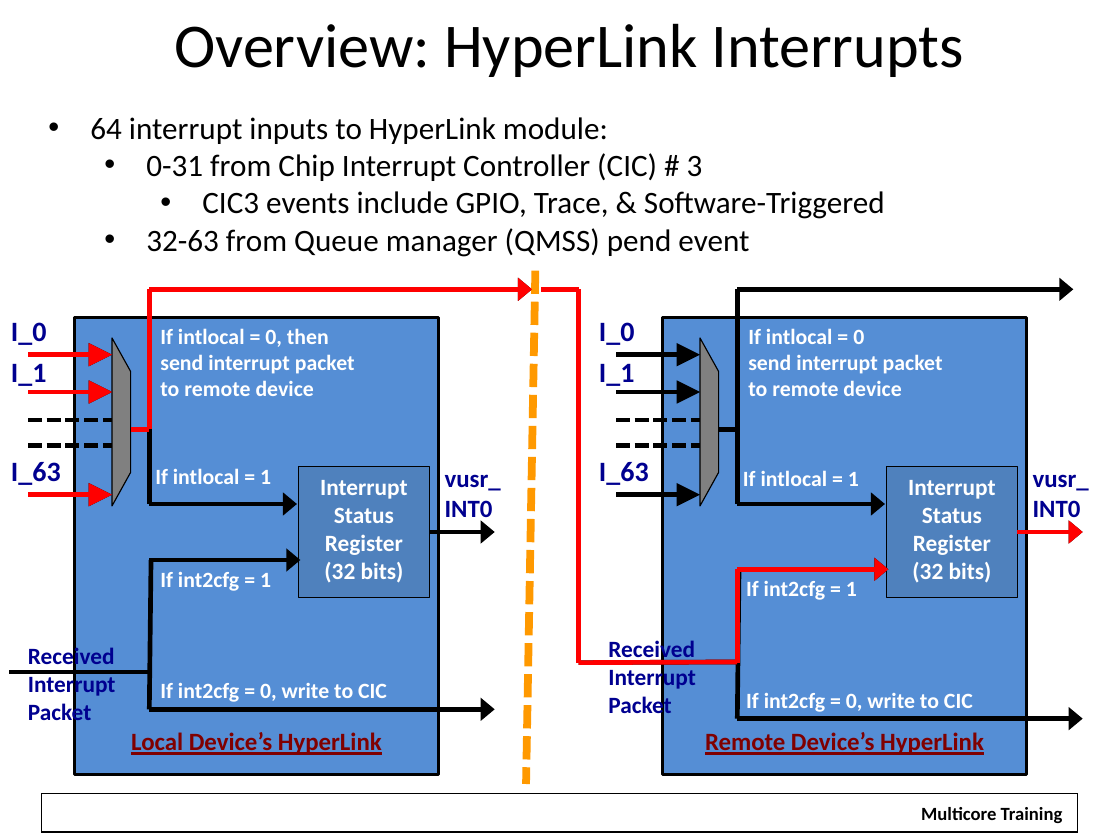
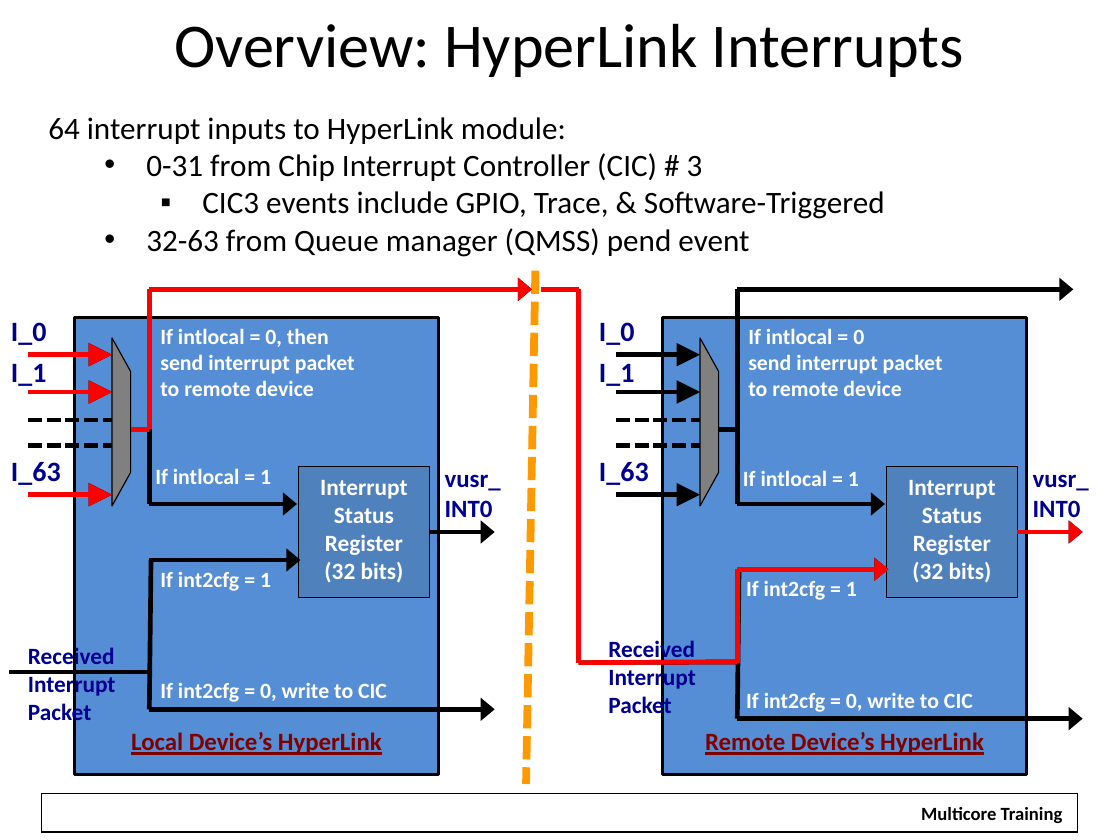
Before and after one commit to hari1989/keystone-workshop, a slide deck: slide 9 of slides/Intro to Hyperlink.pptx. Drawn at 1120x840 pixels with LibreOffice and Linux fonts; fonts in the diff are those of the drawing; background and template pictures are left out. Boxes give left, top, right and bottom in pixels: in the first picture for what was removed or moved away, otherwise in the second. Text is boxed around its words. In the diff, an @@ line names an element or a change of style, - is before the commit and + after.

```diff
--- a/slides/Intro to Hyperlink.pptx
+++ b/slides/Intro to Hyperlink.pptx
@@ text at bbox=[48, 117, 885, 219]: bullet • to none; bullet • to ▪ @@
```
Also in this commit, not shown: 18 other slides changed, 1 slide removed.
